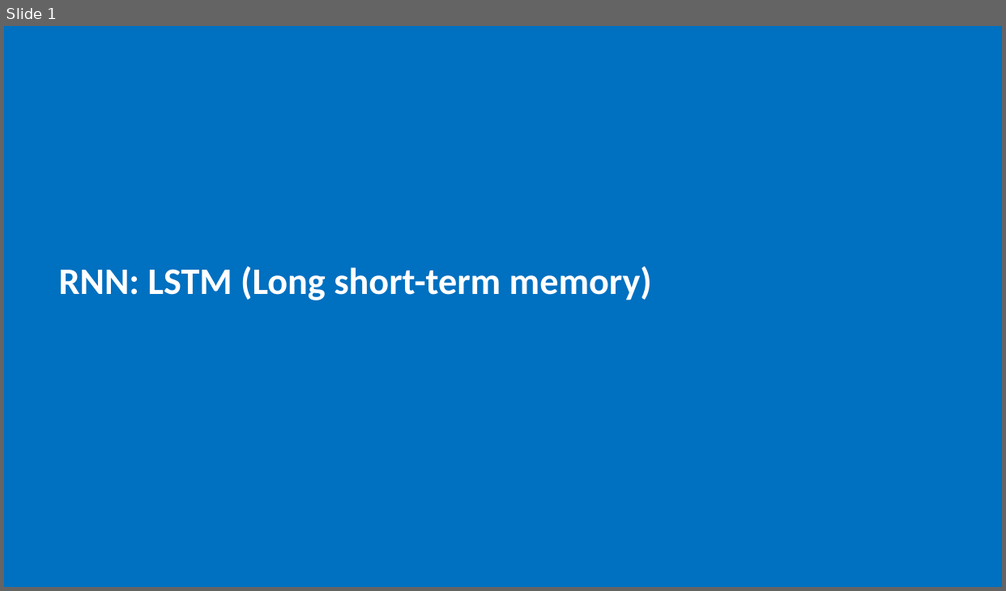
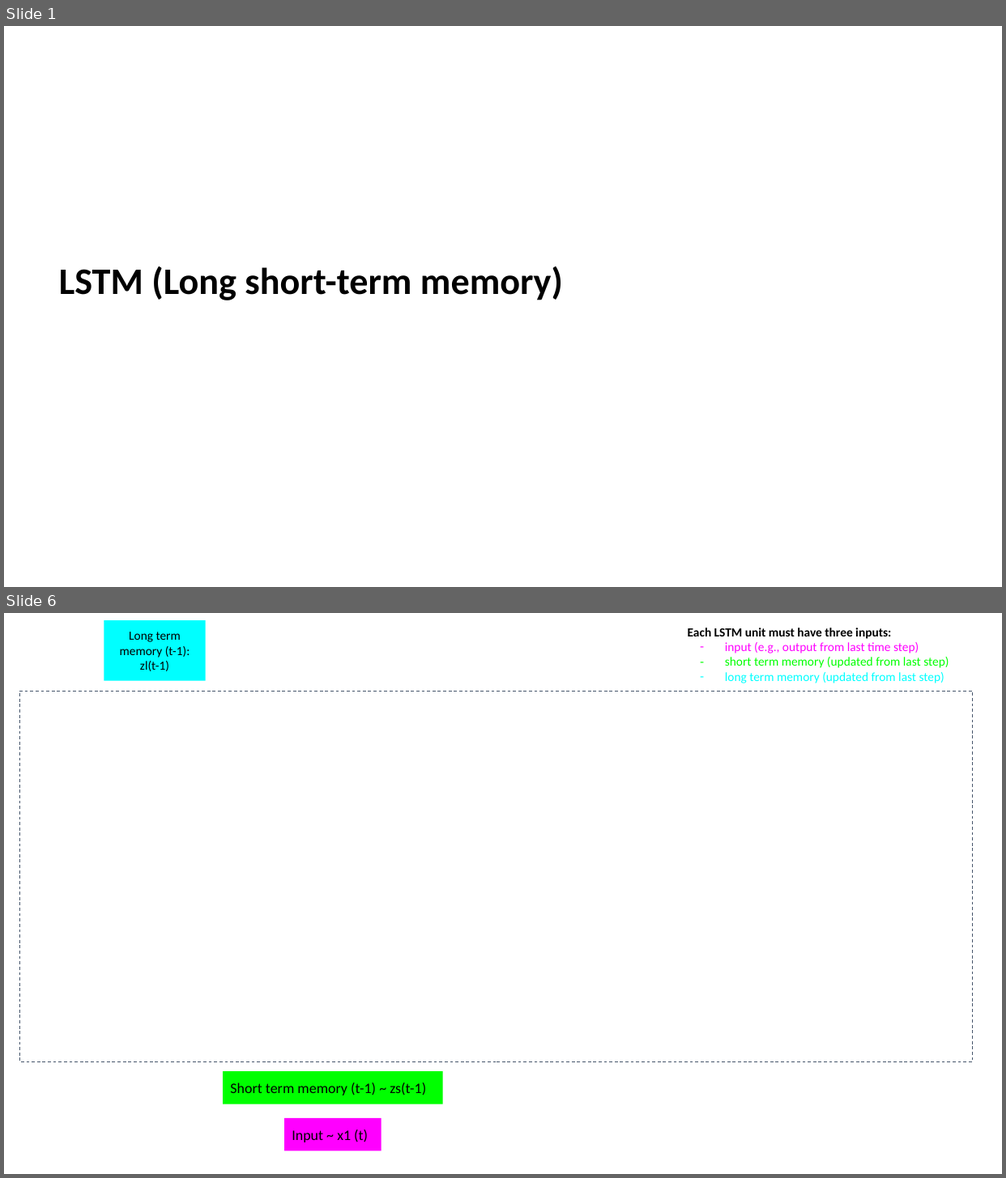
Before and after one commit to jzanetti/Sijin_ML, a slide deck: docs/source/deep_learning/slides/rnn_lstm.pptx. Shown one above the other, each under a label of ours: slide 1 before the commit, slides 1 and 6 after it; the slides between them are not shown. The pictures are 1006x591 and 1006x1178 pixels, drawn with LibreOffice and Linux fonts; fonts in the diff are those of the drawing. Boxes give left, top, right and bottom in pixels: in the first picture for what was removed or moved away, otherwise in the second. Text is boxed around its words. In the diff, an @@ line names an element or a change of style, - is before the commit and + after.

Commit message:
update lstm

```diff
--- a/docs/source/deep_learning/slides/rnn_lstm.pptx
+++ b/docs/source/deep_learning/slides/rnn_lstm.pptx
@@ slide 6 added at (4, 613, 1002, 1174), background #FFFFFF @@
@@ rectangle added at (104, 620, 206, 681), fill #00FFFF, 12 pt, text #000000 @@
+Long term memory (t-1):
+zl(t-1)
@@ text added at (688, 628, 948, 683), 12 pt, text #00FF00 @@
+Each LSTM unit must have three inputs:
+– input (e.g., output from last time step)
+– short term memory (updated from last step)
+– long term memory (updated from last step)
@@ rectangle added at (19, 691, 973, 1063), outline #44546A 0.75 pt dashed @@
@@ rectangle added at (223, 1072, 443, 1105), fill #00FF00, 14 pt, text #000000 @@
+Short term memory (t-1) ~ zs(t-1)
@@ rectangle added at (285, 1118, 381, 1152), fill #FF00FF, 14 pt, text #000000 @@
+Input ~ x1 (t)
@@ slide 1 changed as well @@
@@ background #0070C0 to #FFFFFF @@
@@ text at (59, 267, 563, 301): text changed; text colour #FFFFFF to #000000 @@
-RNN: LSTM (Long short-term memory)
+LSTM (Long short-term memory)
```
Also in this commit, not shown: 31 other slides added, 31 slides removed, 3 other files.
